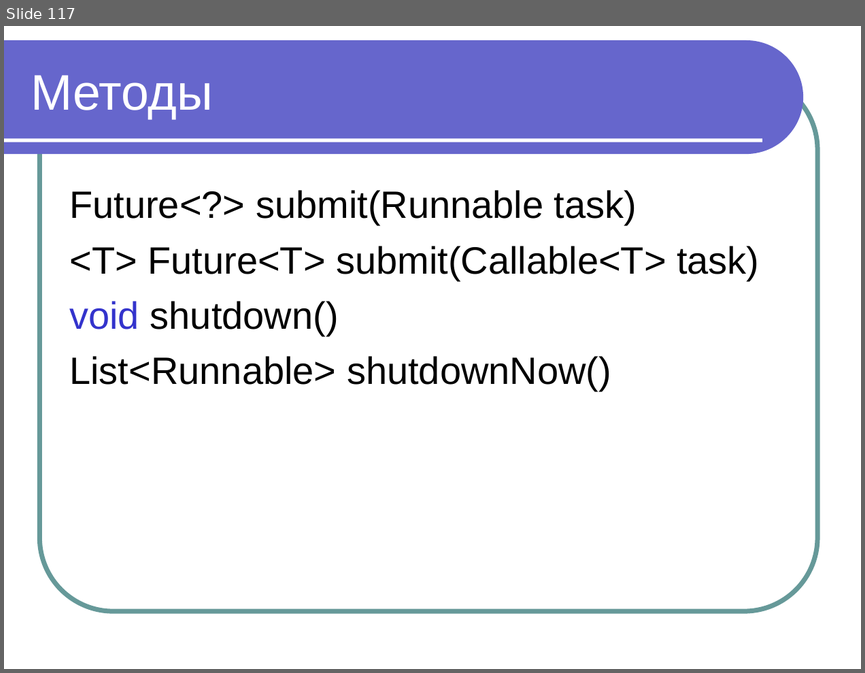
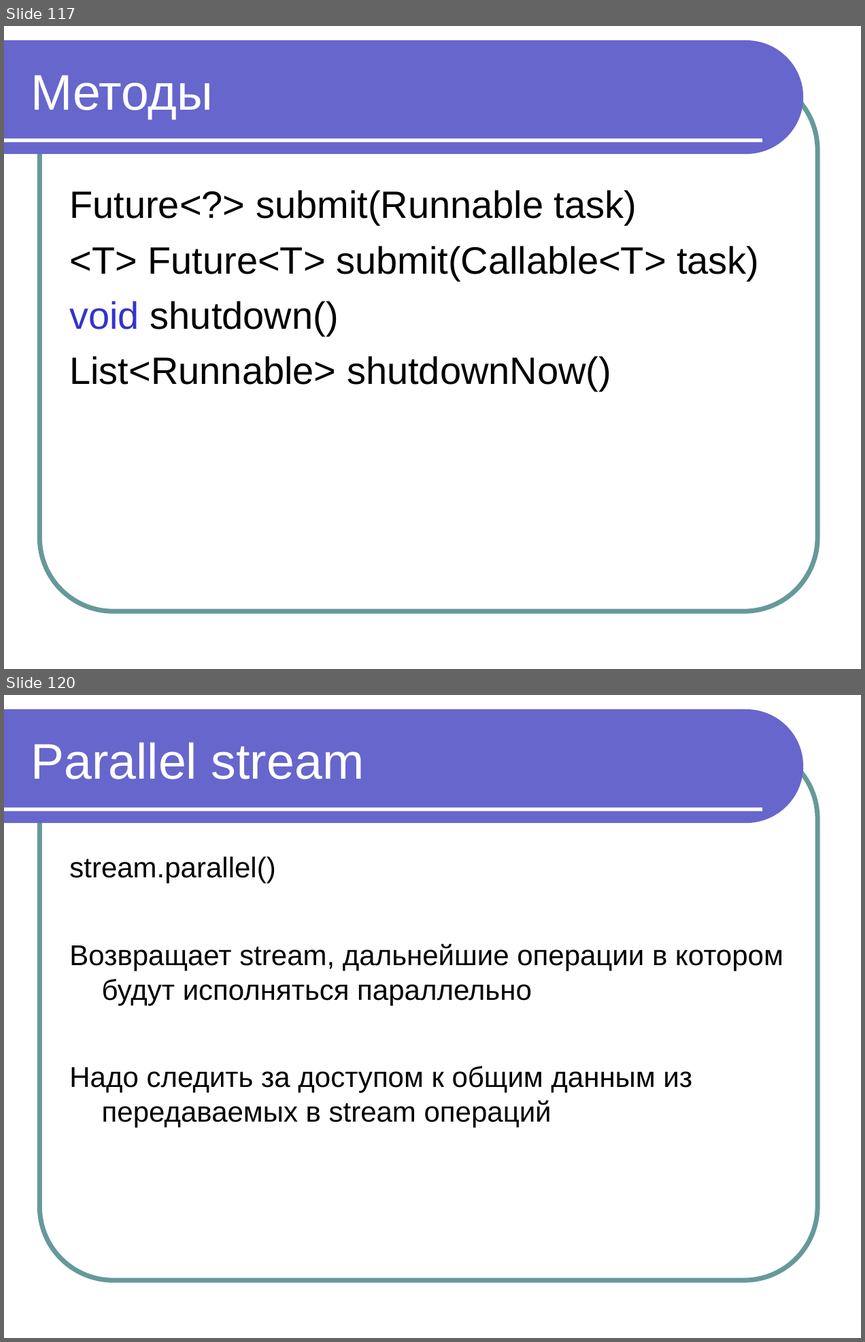
Before and after one commit to maxchv/JavaLessons, a slide deck: Lesson15/Modul 11 Vychislitelnye potoki.pptx. Shown one above the other, each under a label of ours: slide 117 before the commit, slides 117 and 120 after it; the slides between them are not shown. The pictures are 865x673 and 865x1342 pixels, drawn with LibreOffice and Linux fonts; fonts in the diff are those of the drawing. Boxes give left, top, right and bottom in pixels: in the first picture for what was removed or moved away, otherwise in the second. Text is boxed around its words. In the diff, an @@ line names an element or a change of style, - is before the commit and + after.

```diff
--- a/Lesson15/Modul 11 Vychislitelnye potoki.pptx
+++ b/Lesson15/Modul 11 Vychislitelnye potoki.pptx
@@ slide 120 added at [4,695,861,1338], background #FFFFFF; not listed: 3 template elements that a slide beside it also shows @@
@@ title added at [31,742,364,779], 42 pt, text #FFFFFF @@
+Parallel stream
@@ text added at [69,856,783,1127], 24 pt, text #000000 @@
+stream.parallel()
+Возвращает stream, дальнейшие операции в котором будут исполняться параллельно
+Надо следить за доступом к общим данным из передаваемых в stream операций
```
Also in this commit, not shown: 2 other slides added, 1 other file.
